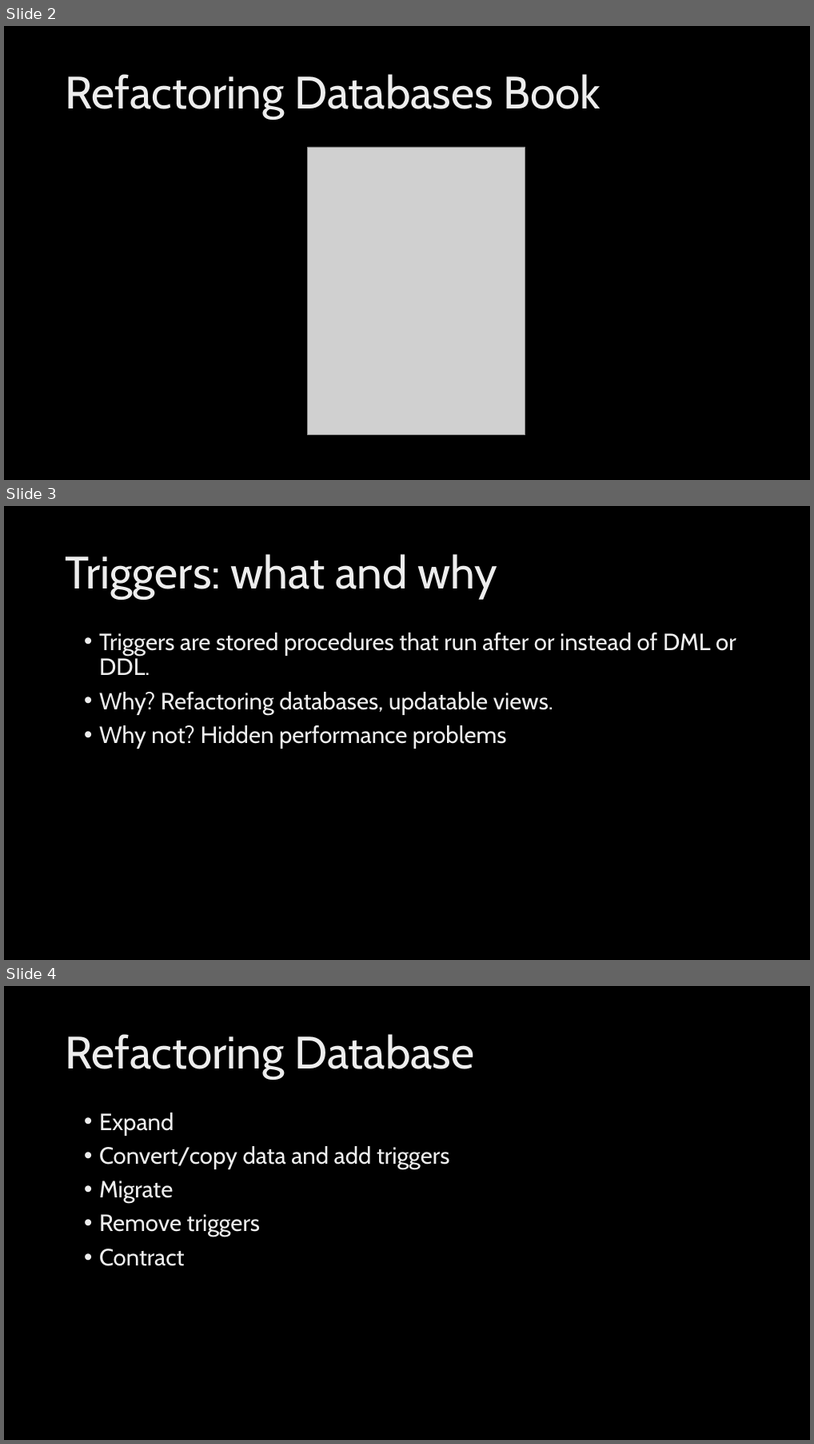
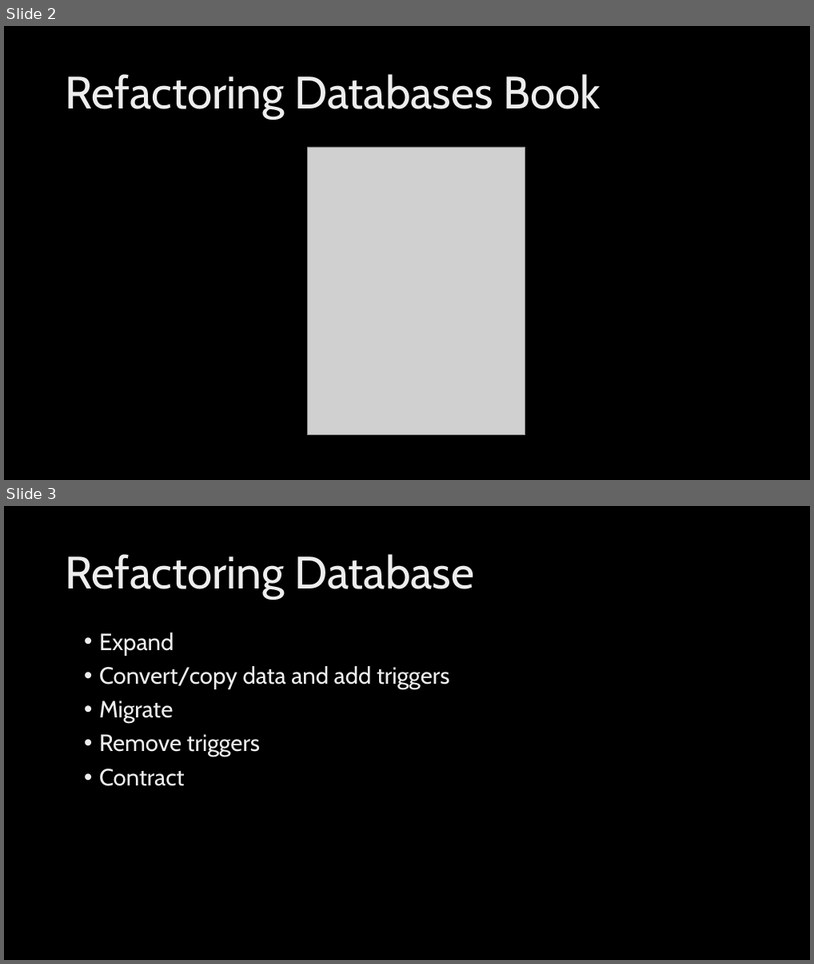
Before and after one commit to poedevop-fm/Database-Refactoring-Demo, a slide deck: Triggers & Refactoring.pptx. Shown one above the other, each under a label of ours: slides 2, 3 and 4 before the commit, slides 2 and 3 after it. The pictures are 814x1444 and 814x964 pixels, drawn with LibreOffice and Linux fonts; fonts in the diff are those of the drawing; grey boxes stand for pictures; background and template pictures are left out. Boxes give left, top, right and bottom in pixels: in the first picture for what was removed or moved away, otherwise in the second. Text is boxed around its words. In the diff, an @@ line names an element or a change of style, - is before the commit and + after.

```diff
--- a/Triggers & Refactoring.pptx
+++ b/Triggers & Refactoring.pptx
@@ slide 3 removed at (x1=4, y1=506, x2=810, y2=960), background picture (left out) @@
@@ title removed at (x1=66, y1=554, x2=498, y2=599) @@
-Triggers: what and why
@@ text removed at (x1=99, y1=632, x2=737, y2=748) @@
-• Triggers are stored procedures that run after or instead of DML or DDL.
-• Why? Refactoring databases, updatable views.
-• Why not? Hidden performance problems
@@ what was slide 4 is now slide 3 @@
```
Also in this commit, not shown: 1 slide changed, 2 slides added, 1 other slide removed, 3 other files.
